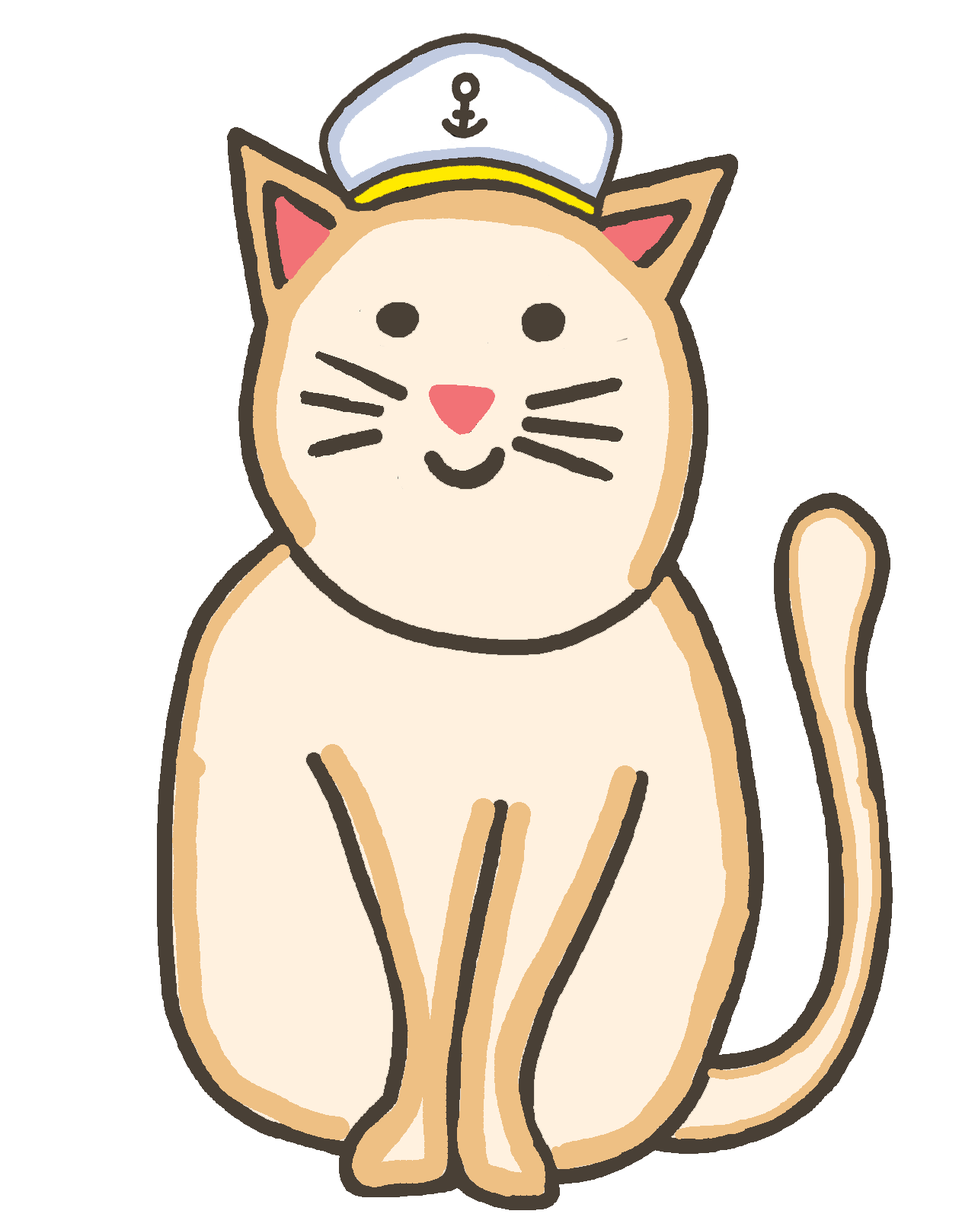
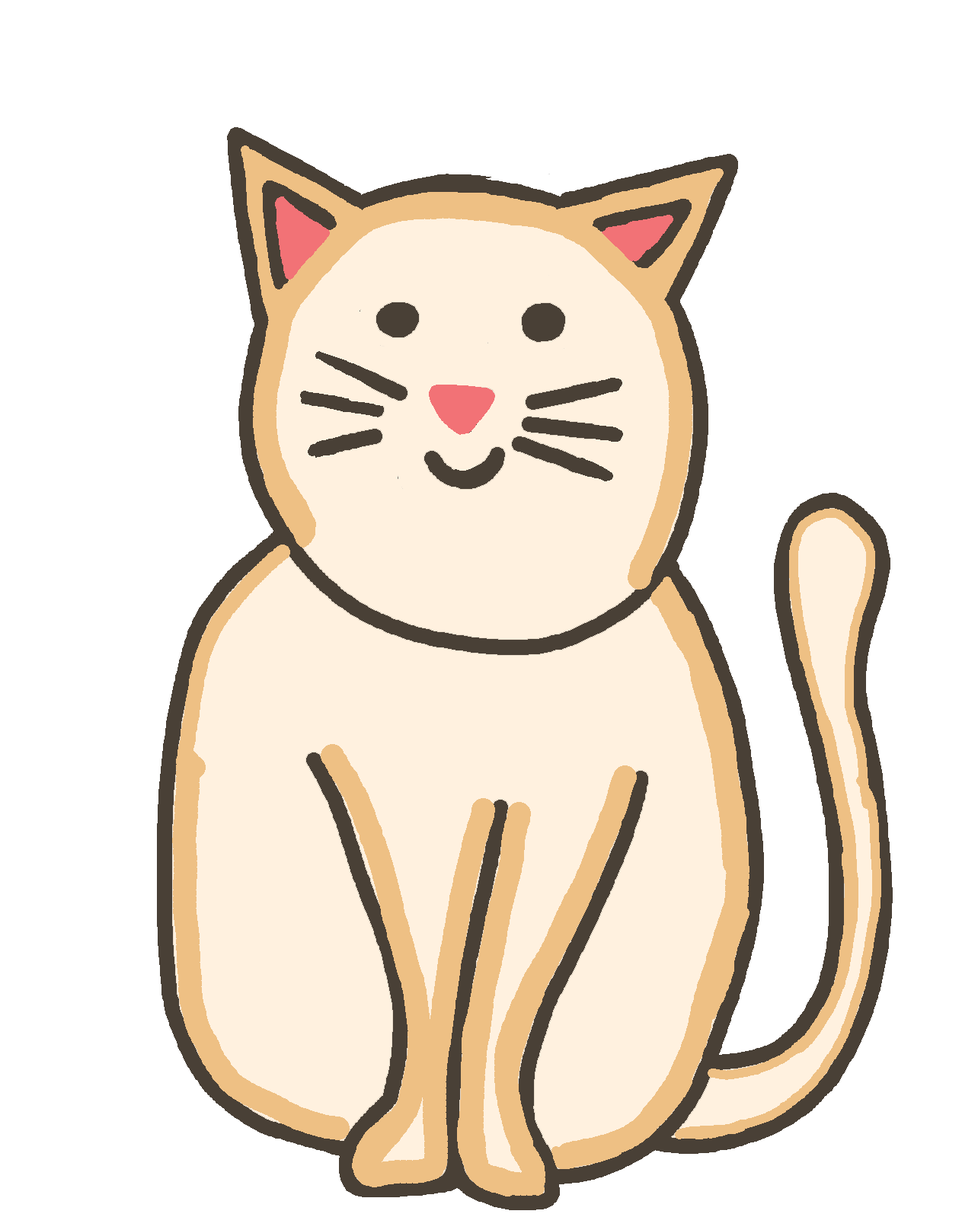
Before/after of a 978px x 1230px layered artwork. What changed in the layer stack:
hid "Layer 4" over [318, 31, 629, 343]
